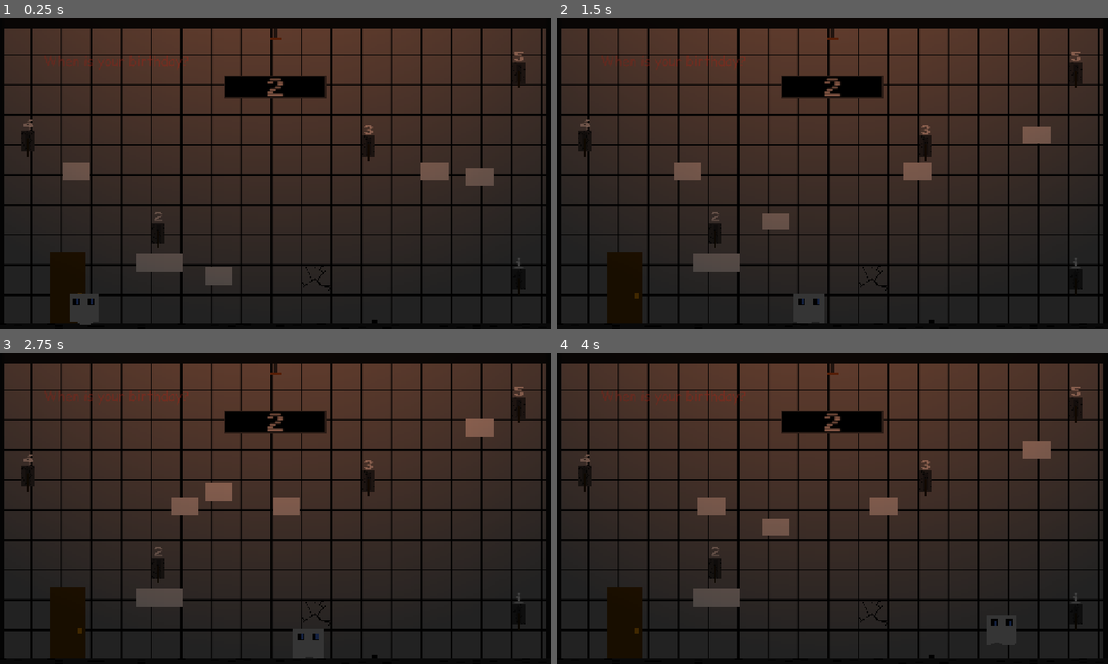
Above: before the commit, frames 1-4 (two rows, left to right).
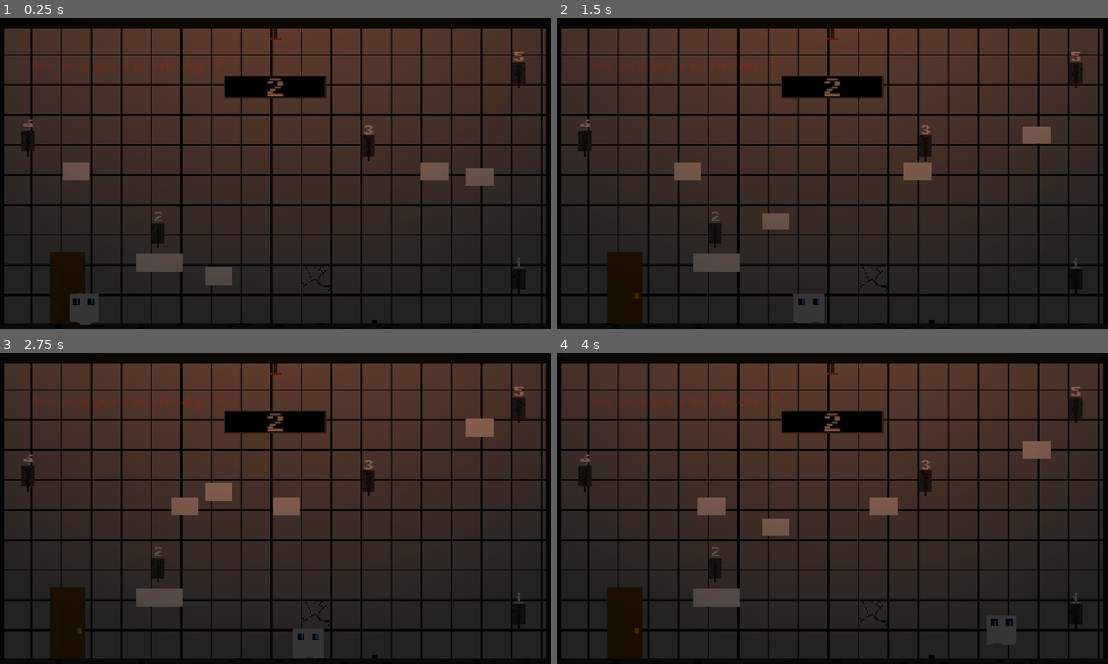
Above: after the commit, the same moments.

Repository: ItsbaileyX3525/they-call-me-blocky-
Game: Godot game, scene res://Scenes/Levels/Level_2.tscn
Two runs of this game, one before a commit and one after it. Both use one fixed random seed, a clock stepped at 60 frames per second and the inputs below. This scene is started directly instead of the project's main scene. Sound files missing from this copy of the repository are replaced by a short silence.
Inputs:
- Up to frame 1 (0.25 s): no input
- Up to frame 2 (1.5 s): tap Enter at 0.5 s; hold Right (ui_right) from 0.53 s (still down); tap Up (ui_up) at 0.77 s
- Up to frame 3 (2.75 s): tap Up (ui_up) at 1.52 s; release Right (ui_right) at 2.03 s; hold Left (ui_left) from 2.03 s (still down)
- Up to frame 4 (4 s): release Left (ui_left) at 2.78 s; hold Right (ui_right) from 2.78 s (still down); tap Up (ui_up) at 3.02, 3.77 s

The runs differ from the first frame. In frame 1, 0.3% of the frame differs, in the area x 6-41%, y 12-19%; in frame 2, 0.3%; in frame 3, 0.3%; in frame 4, 0.3%.

Commit message:
Bug fixes galore

Diff:
--- a/Scenes/Levels/Level_1.tscn
+++ b/Scenes/Levels/Level_1.tscn
@@ -968,6 +968,11 @@
 position = Vector2(-5.5, 80.5)
 shape = SubResource("RectangleShape2D_xlfcq")
 
+[node name="VoiceLinesCheck" type="Timer" parent="Level2Elements"]
+wait_time = 1.3
+one_shot = true
+ignore_time_scale = true
+
 [node name="Ambience" type="Node" parent="."]
 
 [node name="LightBuzz" type="AudioStreamPlayer2D" parent="Ambience"]
@@ -1005,3 +1010,4 @@
 [connection signal="pressed_down" from="Level2Elements/Flooring1/Button" to="Level2Elements" method="_on_button_pressed_down"]
 [connection signal="animation_finished" from="Level2Elements/Flooring1/MoveFlooringDown" to="Level2Elements" method="_on_move_flooring_down_animation_finished"]
 [connection signal="finished" from="Level2Elements/VoiceLines/NoSkip" to="Level2Elements" method="_on_no_skip_finished"]
+[connection signal="timeout" from="Level2Elements/VoiceLinesCheck" to="Level2Elements" method="_on_voice_lines_check_timeout"]
--- a/Scenes/Levels/Level_2.tscn
+++ b/Scenes/Levels/Level_2.tscn
@@ -1159,15 +1159,15 @@
 shape = SubResource("RectangleShape2D_e0h1s")
 
 [node name="Label" type="Label" parent="."]
-offset_left = 123.0
-offset_top = 83.0
-offset_right = 1393.0
-offset_bottom = 246.0
+offset_left = 97.0
+offset_top = 94.0
+offset_right = 1367.0
+offset_bottom = 257.0
 scale = Vector2(0.259909, 0.259909)
 theme_override_colors/font_color = Color(1, 0.32549, 0.258824, 0.403922)
 theme_override_fonts/font = ExtResource("21_q5gq6")
 theme_override_font_sizes/font_size = 116
-text = "When is your birthday?"
+text = "Wh  en is you  r bi  rth  day   ?"
 horizontal_alignment = 1
 vertical_alignment = 1
 
--- a/Scenes/Levels/Level_4.tscn
+++ b/Scenes/Levels/Level_4.tscn
@@ -552,6 +552,18 @@
 [sub_resource type="RectangleShape2D" id="RectangleShape2D_yq28s"]
 size = Vector2(6272, 121)
 
+[sub_resource type="RectangleShape2D" id="RectangleShape2D_hdxml"]
+size = Vector2(2908, 5892)
+
+[sub_resource type="RectangleShape2D" id="RectangleShape2D_6a2tn"]
+size = Vector2(16007, 2431)
+
+[sub_resource type="RectangleShape2D" id="RectangleShape2D_rmr38"]
+size = Vector2(1479, 5072)
+
+[sub_resource type="RectangleShape2D" id="RectangleShape2D_pa54u"]
+size = Vector2(7578, 3454)
+
 [node name="Level4" type="Node2D"]
 
 [node name="LevelCamera" type="Camera2D" parent="."]
@@ -1935,6 +1947,34 @@
 [node name="Unsoftlock" type="Timer" parent="."]
 wait_time = 0.5
 one_shot = true
+
+[node name="Detection" type="Area2D" parent="."]
+position = Vector2(-83, -987)
+
+[node name="CollisionShape2D" type="CollisionShape2D" parent="Detection"]
+position = Vector2(-1444, 455)
+shape = SubResource("RectangleShape2D_hdxml")
+
+[node name="Detection2" type="Area2D" parent="."]
+position = Vector2(-2400, 1289)
+
+[node name="CollisionShape2D" type="CollisionShape2D" parent="Detection2"]
+position = Vector2(7993.5, 844.5)
+shape = SubResource("RectangleShape2D_6a2tn")
+
+[node name="Detection3" type="Area2D" parent="."]
+position = Vector2(7878, 1525)
+
+[node name="CollisionShape2D" type="CollisionShape2D" parent="Detection3"]
+position = Vector2(-729.5, -2546)
+shape = SubResource("RectangleShape2D_rmr38")
+
+[node name="Dectection4" type="Area2D" parent="."]
+position = Vector2(-748, -2936)
+
+[node name="CollisionShape2D" type="CollisionShape2D" parent="Dectection4"]
+position = Vector2(3779, 1150)
+shape = SubResource("RectangleShape2D_pa54u")
 
 [connection signal="text_changed" from="LevelCamera/CanvasLayer/CodeInput/LineEdit" to="Level4Elements" method="_on_line_edit_text_changed"]
 [connection signal="text_submitted" from="LevelCamera/CanvasLayer/CodeInput/LineEdit" to="Level4Elements" method="_on_line_edit_text_submitted"]
@@ -1961,3 +2001,7 @@
 [connection signal="animation_finished" from="MegaSecret/ShowDoor" to="Level4Elements" method="_on_show_door_animation_finished"]
 [connection signal="body_entered" from="MegaSecret/Area2D" to="Level4Elements" method="_on_area_2d_body_entered"]
 [connection signal="timeout" from="Unsoftlock" to="Level4Elements" method="_on_unsoftlock_timeout"]
+[connection signal="body_entered" from="Detection" to="Level4Elements" method="_on_detection_body_entered"]
+[connection signal="body_entered" from="Detection2" to="Level4Elements" method="_on_detection_2_body_entered"]
+[connection signal="body_entered" from="Detection3" to="Level4Elements" method="_on_detection_3_body_entered"]
+[connection signal="body_entered" from="Dectection4" to="Level4Elements" method="_on_dectection_4_body_entered"]
--- a/Scripts/Globals/WorldManager.gd
+++ b/Scripts/Globals/WorldManager.gd
@@ -89,6 +89,12 @@
 
 	data_loaded = true
 
+func reset_vars() -> void:
+	intro_on_voicelines = 1
+	on_level = 0
+	times_gone_back_to_intro = 0
+	completed_level1_explain = false
+
 #Intro/Level 1 stuff
 var intro_on_voicelines: int = 1 #1 - first, #2 - second, #3 finished
 var on_level: int = 0 #0 for intro and 1 for level 1 and so on...
@@ -137,7 +143,8 @@
 var completed_level_one: bool = false :
 	set (value):
 		_completed_level_one = value
-		save_game()
+		if data_loaded:
+			save_game()
 	get:
 		return _completed_level_one
 
--- a/Scripts/LevelScripts/level_1.gd
+++ b/Scripts/LevelScripts/level_1.gd
@@ -69,27 +69,27 @@
 
 	#Start timer for the voice lines about being stupid
 	await get_tree().create_timer(28).timeout
-	if WorldManager.on_level != 0:
+	if WorldManager.on_level != 0 or not is_inside_tree():
 		return
 	hurry_1.play()
 	await get_tree().create_timer(16).timeout
-	if WorldManager.on_level != 0:
+	if WorldManager.on_level != 0 or not is_inside_tree():
 		return
 	hurry_2.play()
 	await get_tree().create_timer(18).timeout
-	if WorldManager.on_level != 0:
+	if WorldManager.on_level != 0 or not is_inside_tree():
 		return
 	hurry_3.play()
 	await get_tree().create_timer(19).timeout
-	if WorldManager.on_level != 0:
+	if WorldManager.on_level != 0 or not is_inside_tree():
 		return
 	hurry_4.play()
 	await get_tree().create_timer(25).timeout
-	if WorldManager.on_level != 0:
+	if WorldManager.on_level != 0 or not is_inside_tree():
 		return
 	hurry_5.play()
 	await get_tree().create_timer(30).timeout
-	if WorldManager.on_level != 0:
+	if WorldManager.on_level != 0 or not is_inside_tree():
 		return
 	point_light_2d.enabled = false
 	light_turn_off.play()
@@ -105,13 +105,16 @@
 func _on_door_body_entered(body: Node2D) -> void:
 	if body.name == "Player":
 		if point_light_2d.enabled:
-			body.position = teleport.position
-			level_camera.position = camera_position.position
+			if teleport and camera_position:
+				body.position = teleport.position
+				level_camera.position = camera_position.position
+
 			for e in voice_lines.get_children():
 				if e.playing:
 					e.stop()
 			door_passage.emit()
 			WorldManager.on_level = 1
+			$"../Level2Elements/VoiceLinesCheck".start()
 		else:
 			if not door_rattle.playing:
 				door_rattle.play()
@@ -142,6 +145,7 @@
 	get_tree().quit()
 
 func _on_exit_menu_pressed() -> void:
+	WorldManager.reset_vars()
 	get_tree().change_scene_to_file("res://Scenes/Menu/Main Menu.tscn")
 
 func _on_unstuck_pressed() -> void:
--- a/Scripts/LevelScripts/level_2.gd
+++ b/Scripts/LevelScripts/level_2.gd
@@ -25,6 +25,7 @@
 #Secret stuff shhhh
 @onready var level_counter_label: Label = $LevelCounter/Control/Label
 @onready var level_counter_secret: Label = $LevelCounter/Control/Secret
+@onready var level_2_elements: Node2D = $"."
 
 
 @onready var came_back_voicelines: Array = [
@@ -91,8 +92,11 @@
 func _on_door_body_entered(body: Node2D) -> void:
 	if body.name == "Player":
 		door_passage.emit()
-		player.position = teleport.position
-		level_camera.position = camera_position_initial.position
+		$VoiceLinesCheck.stop()
+		if teleport and camera_position_initial:
+			body.position = teleport.position
+			level_camera.position = camera_position_initial.position
+
 		for e in voice_lines.get_children():
 			if e.playing:
 				e.stop()
@@ -100,6 +104,7 @@
 
 func _on_no_skip_finished() -> void:
 	WorldManager.completed_level1_explain = true
+	get_tree().paused = false #Idk just in case
 	await get_tree().create_timer(.6).timeout
 	move_flooring_down.play("playAnim")
 	instructions_1.play()
@@ -147,4 +152,14 @@
 func _on_door_middle_body_entered(body: Node2D) -> void:
 	if body.name == "Player":
 		WorldManager.completed_level_one = true
+		WorldManager.reset_vars()
 		get_tree().call_deferred("change_scene_to_file", "res://Scenes/Levels/Level_2.tscn")
+
+func _on_voice_lines_check_timeout() -> void:
+	var broken: bool = true
+	for e in $VoiceLines.get_children():
+		if e.playing:
+			broken = false
+	if broken:
+		move_flooring_down.play("playAnim")
+		instructions_1.play()
--- a/Scripts/LevelScripts/level_2_real.gd
+++ b/Scripts/LevelScripts/level_2_real.gd
@@ -43,14 +43,18 @@
 var blackhole_min: float = 0.001;
 var blackhole_max: float = 0.1
 
+var changed_scene: bool = false
+
 func _physics_process(_delta: float) -> void:
 	if world_go_bye_bye.visible:
 		var current_amount: float = world_go_bye_bye.material.get_shader_parameter("strength")
 		world_go_bye_bye.material.set_shader_parameter("strength",current_amount+0.0008)
 		level_camera.zoom = level_camera.zoom + Vector2(.01,.01)
-		#Despite this getting called 60 times a second, it all clears when switching to the hidden room
-		await get_tree().create_timer(3).timeout
-		get_tree().call_deferred("change_scene_to_file", "res://Scenes/Levels/Hidden_Level_2.tscn")
+		#Despite this getting called 60 times a second, it all clears when switching to the hidden room <--- Yh this caused many crashes but its fixed now... Probably :<
+		if not changed_scene:
+			changed_scene = true
+			await get_tree().create_timer(3).timeout
+			get_tree().call_deferred("change_scene_to_file"," res://Scenes/Levels/Hidden_Level_2.tscn")
 
 func _input(event: InputEvent) -> void:
 	if event.is_action("ui_cancel"):
--- a/Scripts/LevelScripts/level_4.gd
+++ b/Scripts/LevelScripts/level_4.gd
@@ -114,9 +114,9 @@
 
 var qna: Dictionary = {
 	"What caused it?" : ["motorbike", "bike"],
-	"What do the tests achieve?" : ["consciousness", "gain consciousness", "to gain consciousness", "regain consciousness", "to regain consciousness"],
+	"What do the tests achieve?" : ["consciousness", "gainconsciousness", "togainconsciousness", "regainconsciousness", "toregainconsciousness"],
 	"Did you listen?" : ["no", "nope", "nah", "naur", "never"],
-	"When were you born?" : ["13/5/42", "13/5/1942", "13/05/1942", "13/05/42","13th of may 1942", "may 13th 1942", "may the 13th 1942"],
+	"When were you born?" : ["13/5/42", "13/5/1942", "13/05/1942", "13/05/42","13thofmay1942", "may13th1942", "maythe13th1942"],
 	"Regrets?" : ["many"],
 	"Are you alive?" : ["yes", "no"]
 }
@@ -252,3 +252,56 @@
 
 func _on_unsoftlock_timeout() -> void:
 	softlock.disabled = false
+
+@onready var ball_trigger_1: RigidBody2D = $"../PhysicsObjects/BallTrigger1"
+@onready var ball_trigger_2_pos: RigidBody2D = $"../PhysicsObjects/BallTrigger2"
+@onready var ball_trigger_3: RigidBody2D = $"../PhysicsObjects/BallTrigger3"
+@onready var square_trigger_1_pos: RigidBody2D = $"../PhysicsObjects/SquareTrigger1"
+
+func reset_triggers() -> void:
+	var body_positions = {
+		ball_trigger_1: Vector2(333.0, 649.0),
+		ball_trigger_2_pos: Vector2(964.0, 43.0),
+		square_trigger_1_pos: Vector2(1976.0, 610.0),
+		ball_trigger_3: Vector2(4694.0, 563.0),
+	}
+
+	for body in body_positions.keys():
+		body.set_deferred("freeze", true)
+
+	await get_tree().physics_frame
+
+	for body in body_positions.keys():
+		var pos = body_positions[body]
+		var xform = body.global_transform
+		xform.origin = pos
+		PhysicsServer2D.body_set_state(body.get_rid(), PhysicsServer2D.BODY_STATE_TRANSFORM, xform)
+		PhysicsServer2D.body_set_state(body.get_rid(), PhysicsServer2D.BODY_STATE_LINEAR_VELOCITY, Vector2.ZERO)
+		PhysicsServer2D.body_set_state(body.get_rid(), PhysicsServer2D.BODY_STATE_ANGULAR_VELOCITY, 0.0)
+
+	await get_tree().physics_frame
+
+	for body in body_positions.keys():
+		body.freeze = false
+
+
+
+func _on_dectection_4_body_entered(body: Node2D) -> void:
+	if body.name.rstrip("1234567890") == "BallTrigger":
+		print("Detected")
+		reset_triggers()
+
+func _on_detection_3_body_entered(body: Node2D) -> void:
+	if body.name.rstrip("1234567890") == "BallTrigger":
+		print("Detected")
+		reset_triggers()
+
+func _on_detection_2_body_entered(body: Node2D) -> void:
+	if body.name.rstrip("1234567890") == "BallTrigger":
+		print("Detected")
+		reset_triggers()
+
+func _on_detection_body_entered(body: Node2D) -> void:
+	if body.name.rstrip("1234567890") == "BallTrigger":
+		print("Detected")
+		reset_triggers()
Not shown: 1 places in Scenes/Levels/Level_4.tscn that only renumber resources
Not shown, changed: export_presets.cfg
